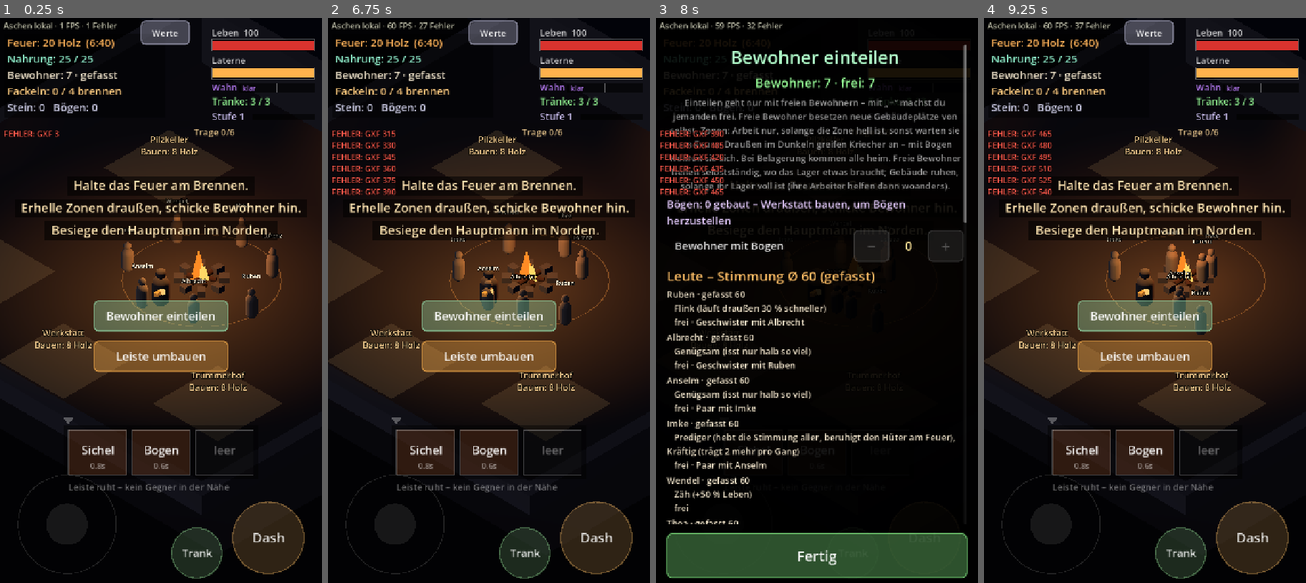
Above: before the commit, frames 1-4 (left to right).
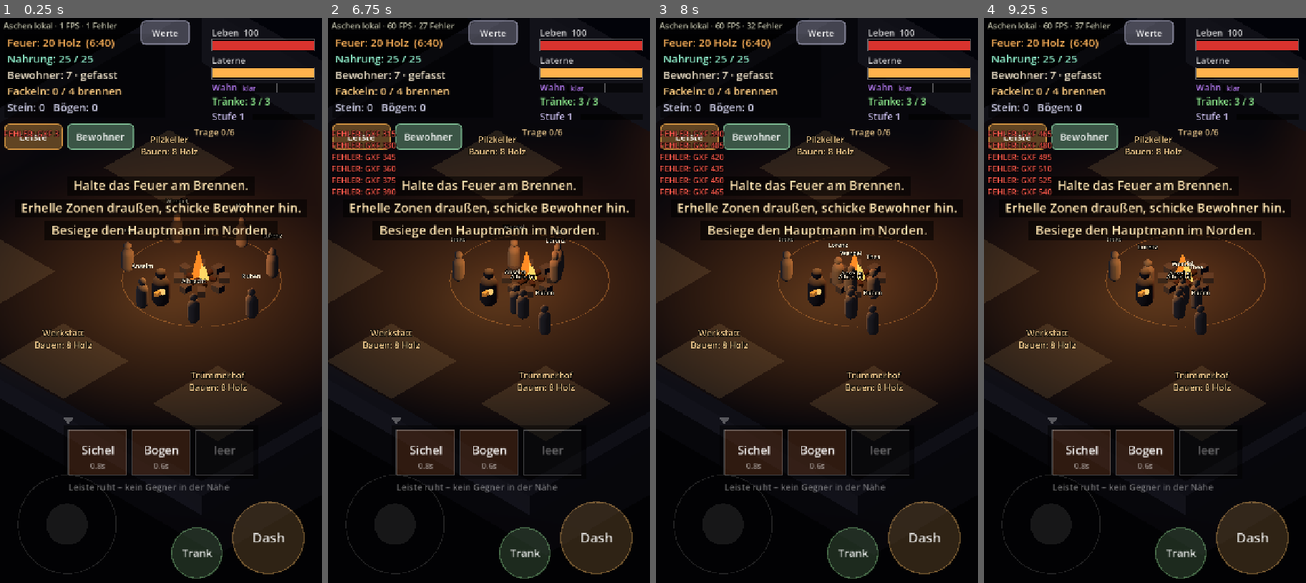
Above: after the commit, the same moments.

Repository: mxbstudio/Ashen
Game: Godot game, scene res://scenes/main.tscn
The game is run twice, just before and just after one commit, with the same random seed, the same clock (stepped at 60 frames per second) and the same inputs.
Inputs (mouse positions are in pixels of both pictures, inside the frame that each line leads up to):
- Up to frame 1 (0.25 s): no input
- Up to frame 2 (6.75 s): click (489, 357) at 0.5 s, where only the run before the commit has a clickable "Leiste umbauen"; click (360, 136) at 1.25 s, where only the run after the commit has a clickable "Leiste"; click "1 Sichel" at 2 s; click "2 Bogen" at 2.75 s; click "1 Bogen" at 3.5 s; click "2 Sichel" at 4.25 s; click "3 leer" at 5 s; click "Feld leeren" at 5.75 s; click "Fertig" at 6.5 s
- Up to frame 3 (8 s): click (817, 317) at 7.25 s, where only the run before the commit has a clickable "Bewohner einteilen"
- Up to frame 4 (9.25 s): click (1083, 136) at 8 s, where only the run after the commit has a clickable "Bewohner"; click "Fertig" at 8.75 s

The runs differ from the first frame. In frame 1, 6.3% of the frame differs, in the area x 1-71%, y 18-63%; in frame 2, 7.4%; in frame 3, 55%, in the area x 0-100%, y 0-100%; in frame 4, 6.9%.

Commit message:
Leiste und Bewohner überall verwalten: Knöpfe „Leiste“ und „Bewohner“ oben links
Co-Authored-By: Claude Opus 5.5 <noreply@anthropic.com>
Claude-Session: https://claude.ai/code/session_01SBzu78U1cicK6fTh9MvVJe

Diff:
--- a/scripts/player.gd
+++ b/scripts/player.gd
@@ -154,10 +154,10 @@
 		skill_bar.reset_cycle()
 		get_tree().call_group("hud", "toast", "Angelegt: " + TalismanData.name_of(id), 4.0)
 	else:
-		get_tree().call_group("hud", "toast", "Am Feuer unter „Leiste umbauen“ anlegen", 4.0)
-
-
-## Talisman an- oder ablegen (nur am Feuer). Gibt false zurück, wenn kein Platz frei ist.
+		get_tree().call_group("hud", "toast", "Über „Leiste“ oben links anlegen", 4.0)
+
+
+## Talisman an- oder ablegen (Menü „Leiste“). Gibt false zurück, wenn kein Platz frei ist.
 func toggle_talisman(id: String) -> bool:
 	if equipped.has(id):
 		equipped.erase(id)
--- a/scripts/talisman_data.gd
+++ b/scripts/talisman_data.gd
@@ -1,6 +1,6 @@
 ## Talismane (Ausrüstung): biegen die Regeln der Skill-Leiste um.
 ## Fundorte: Schreine draußen im Dunkeln, Verlorene (selten), der Hauptmann, manche Ereignisse.
-## Der Hüter trägt höchstens Config.talisman_slots gleichzeitig; anlegen nur am Feuer (Leiste umbauen).
+## Der Hüter trägt höchstens Config.talisman_slots gleichzeitig; anlegen im Menü „Leiste“ (überall).
 class_name TalismanData
 extends RefCounted
 
--- a/scripts/ui/bar_editor.gd
+++ b/scripts/ui/bar_editor.gd
@@ -1,4 +1,4 @@
-## Skill-Leiste umbauen – nur am Feuer.
+## Skill-Leiste umbauen – überall über den Knopf „Leiste“ oben links (Spiel pausiert solange).
 ## Bedienung: ein Feld antippen (wird markiert), dann
 ##  - ein anderes Feld antippen  -> die beiden tauschen
 ##  - einen Skill im Vorrat antippen -> kommt in das Feld
@@ -36,20 +36,20 @@
 	_box.size_flags_horizontal = Control.SIZE_EXPAND_FILL
 	_box.add_theme_constant_override("separation", 18)
 	scroll.add_child(_box)
-	# Knopf "Leiste umbauen" – erscheint über der Skill-Leiste, wenn der Hüter am Feuer steht
-	_open_button = UiStyle.button("Leiste umbauen", Color(1, 0.7, 0.3), 26, Vector2(300, 70))
+	# Knopf "Leiste" oben links unter der Festungsanzeige – überall erreichbar
+	_open_button = UiStyle.button("Leiste", Color(1, 0.7, 0.3), 22, Vector2(130, 58))
 	_open_button.add_to_group("touch_blockers")
 	_open_button.pressed.connect(open)
 	_open_button.visible = false
 	add_sibling.call_deferred(_open_button)
 
 
+## Wichtig: Sichtbarkeit nur ändern, wenn nötig – sonst geht ein Fingertipp verloren.
 func _process(_delta: float) -> void:
-	var src := Lights.refill_source_at(player.global_position)
-	var at_fire: bool = player.is_alive() and src != null and not src.is_in_group("beacon")
-	_open_button.visible = at_fire and not visible and not get_tree().paused
-	var vp := get_viewport_rect().size
-	_open_button.position = Vector2((vp.x - _open_button.size.x) / 2.0, vp.y - 560.0)
+	var show: bool = player.is_alive() and not visible and not get_tree().paused
+	if _open_button.visible != show:
+		_open_button.visible = show
+	_open_button.position = Vector2(10, 236)
 
 
 func open() -> void:
--- a/scripts/ui/levelup_panel.gd
+++ b/scripts/ui/levelup_panel.gd
@@ -137,7 +137,7 @@
 				var sid := id.substr(4)
 				var in_bar: bool = player.skill_bar.add_skill(sid)
 				if not in_bar:
-					get_tree().call_group("hud", "toast", "%s liegt im Vorrat – am Feuer einsetzen"
+					get_tree().call_group("hud", "toast", "%s liegt im Vorrat – über „Leiste“ einsetzen"
 							% SkillData.DEFS[sid]["name"])
 	_open_next()
 
--- a/scripts/ui/worker_panel.gd
+++ b/scripts/ui/worker_panel.gd
@@ -1,4 +1,4 @@
-## Bewohner einteilen – nur am Feuer.
+## Bewohner einteilen – überall über den Knopf „Bewohner“ oben links (Spiel pausiert solange).
 ## Pro Zone draußen: Holzfäller und Sammler mit − / + einteilen.
 ## Arbeiten können sie nur in hellen Zonen; die übrigen Bewohner besetzen die Gebäude.
 ## Pausiert das Spiel, solange es offen ist.
@@ -42,8 +42,8 @@
 	done.offset_bottom = -30
 	done.pressed.connect(close)
 	add_child(done)
-	# Knopf am Feuer (über "Leiste umbauen")
-	_open_button = UiStyle.button("Bewohner einteilen", Color(0.6, 0.9, 0.7), 26, Vector2(300, 70))
+	# Knopf "Bewohner" oben links neben "Leiste" – überall erreichbar
+	_open_button = UiStyle.button("Bewohner", Color(0.6, 0.9, 0.7), 22, Vector2(150, 58))
 	_open_button.add_to_group("touch_blockers")
 	_open_button.pressed.connect(open)
 	_open_button.visible = false
@@ -52,14 +52,10 @@
 
 ## Wichtig: Sichtbarkeit nur ändern, wenn nötig – sonst geht ein Fingertipp verloren.
 func _process(_delta: float) -> void:
-	var src := Lights.refill_source_at(player.global_position)
-	var at_fire: bool = player.is_alive() and src != null and not src.is_in_group("beacon")
-	var show := at_fire and not visible and not get_tree().paused
+	var show: bool = player.is_alive() and not visible and not get_tree().paused
 	if _open_button.visible != show:
 		_open_button.visible = show
-	if show:
-		var vp := get_viewport_rect().size
-		_open_button.position = Vector2((vp.x - _open_button.size.x) / 2.0, vp.y - 650.0)
+	_open_button.position = Vector2(150, 236)
 
 
 func open() -> void:
Not shown, changed: FORTSCHRITT.md
